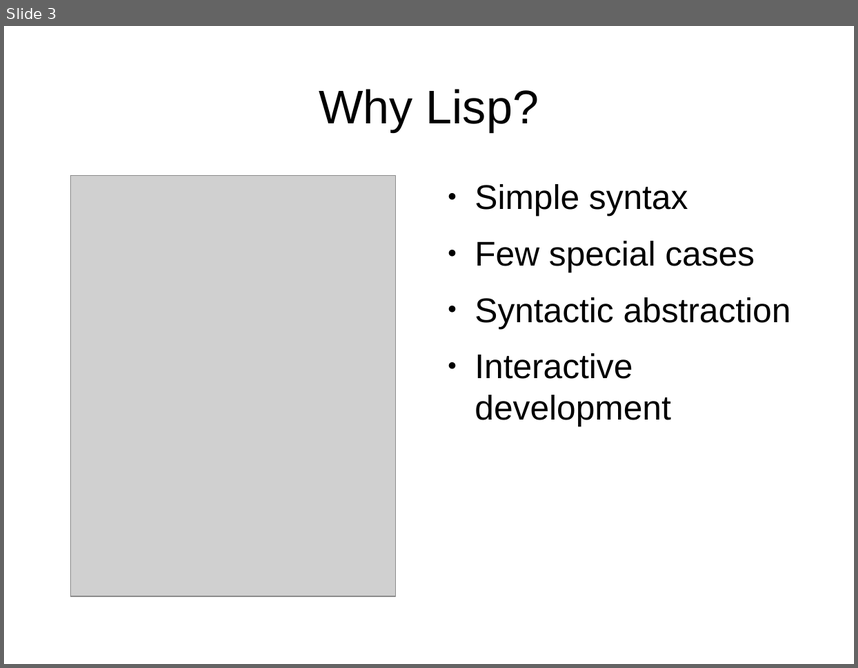
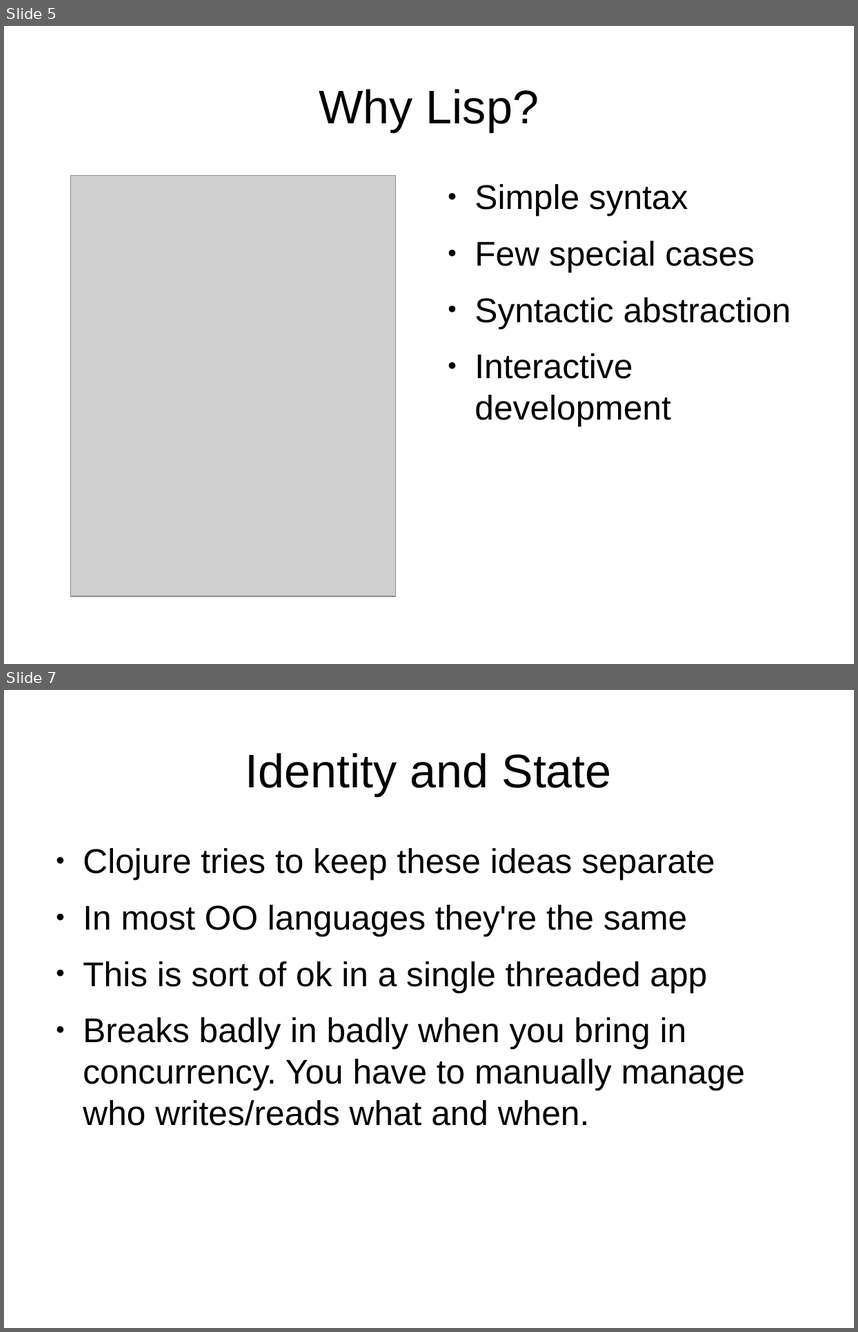
Before and after one commit to djwhitt/cposc2009, a slide deck: slides.odp. Shown one above the other, each under a label of ours: slide 3 before the commit, slides 5 and 7 after it; the slides between them are not shown. The pictures are 858x668 and 858x1332 pixels, drawn with LibreOffice and Linux fonts; fonts in the diff are those of the drawing; grey boxes stand for pictures. Boxes give left, top, right and bottom in pixels: in the first picture for what was removed or moved away, otherwise in the second. Text is boxed around its words. In the diff, an @@ line names an element or a change of style, - is before the commit and + after.

```diff
--- a/slides.odp
+++ b/slides.odp
@@ slide 7 added at [4, 690, 854, 1328], background #FFFFFF @@
@@ title added at [245, 753, 612, 796], 44 pt, text #000000 @@
+Identity and State
@@ text added at [83, 848, 745, 1125], 32 pt, text #000000 @@
+● Clojure tries to keep these ideas separate
+● In most OO languages they're the same
+● This is sort of ok in a single threaded app
+● Breaks badly in badly when you bring in concurrency. You have to manually manage who writes/reads what and when.
@@ what was slide 3 is now slide 5 @@
```
Also in this commit, not shown: 4 other slides added, 1 slide removed.
